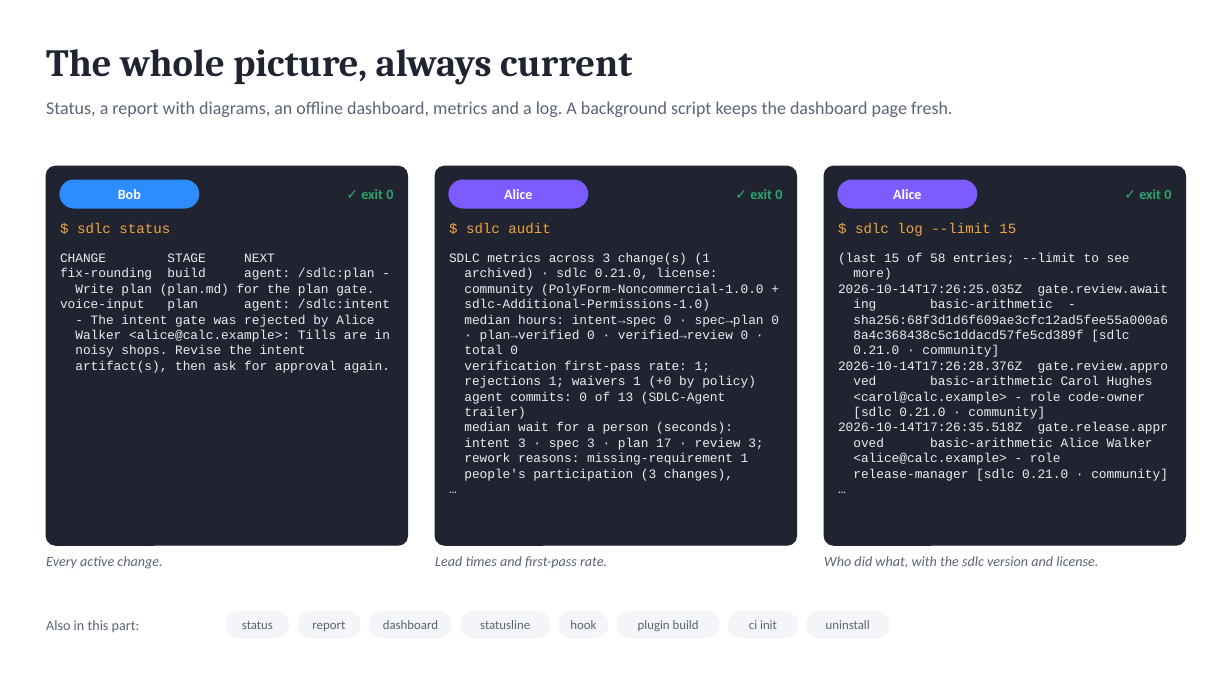
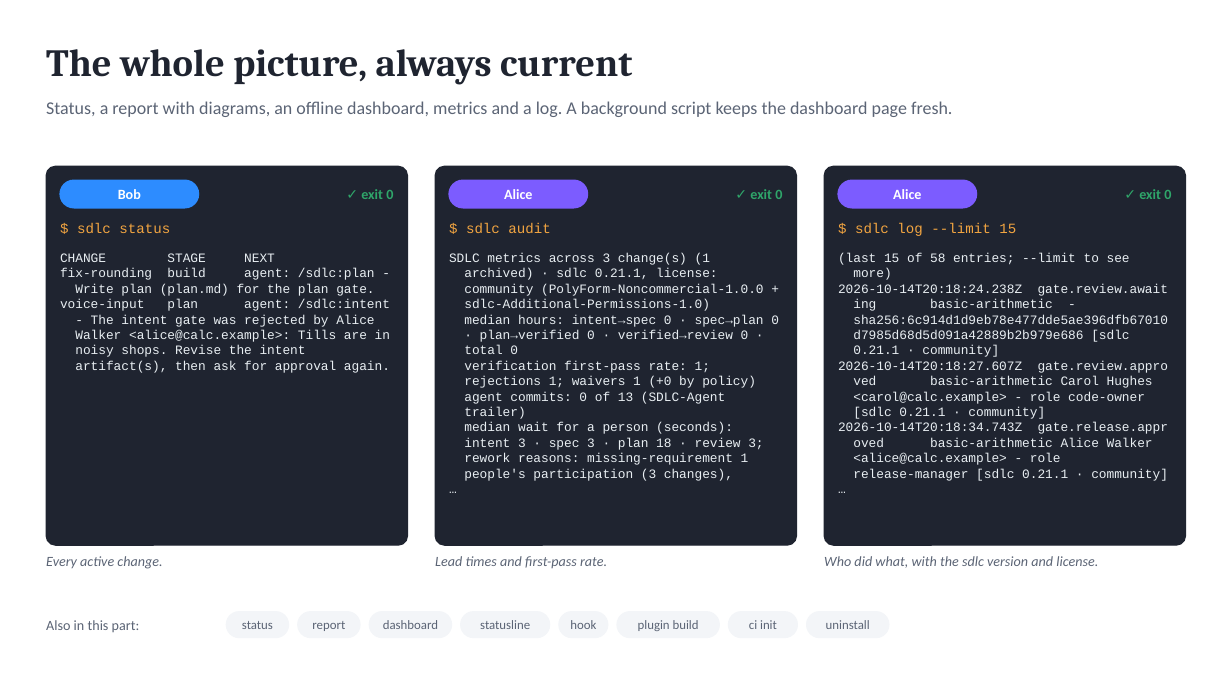
Before and after one commit to marin-ai-tech/sdlc, a slide deck: slide 18 of docs/demo/sdlc-calculator-demo.en.pptx. Drawn at 1232x693 pixels with LibreOffice and Linux fonts; fonts in the diff are those of the drawing. Boxes give left, top, right and bottom in pixels: in the first picture for what was removed or moved away, otherwise in the second. Text is boxed around its words. In the diff, an @@ line names an element or a change of style, - is before the commit and + after.

```diff
--- a/docs/demo/sdlc-calculator-demo.en.pptx
+++ b/docs/demo/sdlc-calculator-demo.en.pptx
@@ text at (464, 268, 717, 280): text changed @@
-archived) · sdlc 0.21.0, license:
+archived) · sdlc 0.21.1, license:
@@ text at (838, 283, 1168, 296): text changed @@
-2026-10-14T17:26:25.035Z gate.review.await
+2026-10-14T20:18:24.238Z gate.review.await
@@ text at (838, 314, 1168, 373): text changed @@
-sha256:68f3d1d6f609ae3cfc12ad5fee55a000a6
-8a4c368438c5c1ddacd57fe5cd389f [sdlc
-0.21.0 · community]
-2026-10-14T17:26:28.376Z gate.review.appro
+sha256:6c914d1d9eb78e477dde5ae396dfb67010
+d7985d68d5d091a42889b2b979e686 [sdlc
+0.21.1 · community]
+2026-10-14T20:18:27.607Z gate.review.appro
@@ text at (838, 407, 1168, 434): text changed @@
-[sdlc 0.21.0 · community]
-2026-10-14T17:26:35.518Z gate.release.appr
+[sdlc 0.21.1 · community]
+2026-10-14T20:18:34.743Z gate.release.appr
@@ text at (464, 438, 763, 450): text changed @@
-intent 3 · spec 3 · plan 17 · review 3;
+intent 3 · spec 3 · plan 18 · review 3;
@@ text at (853, 469, 1168, 481): text changed @@
-release-manager [sdlc 0.21.0 · community]
+release-manager [sdlc 0.21.1 · community]
```
Also in this commit, not shown: 4 other slides changed, 51 other files.
